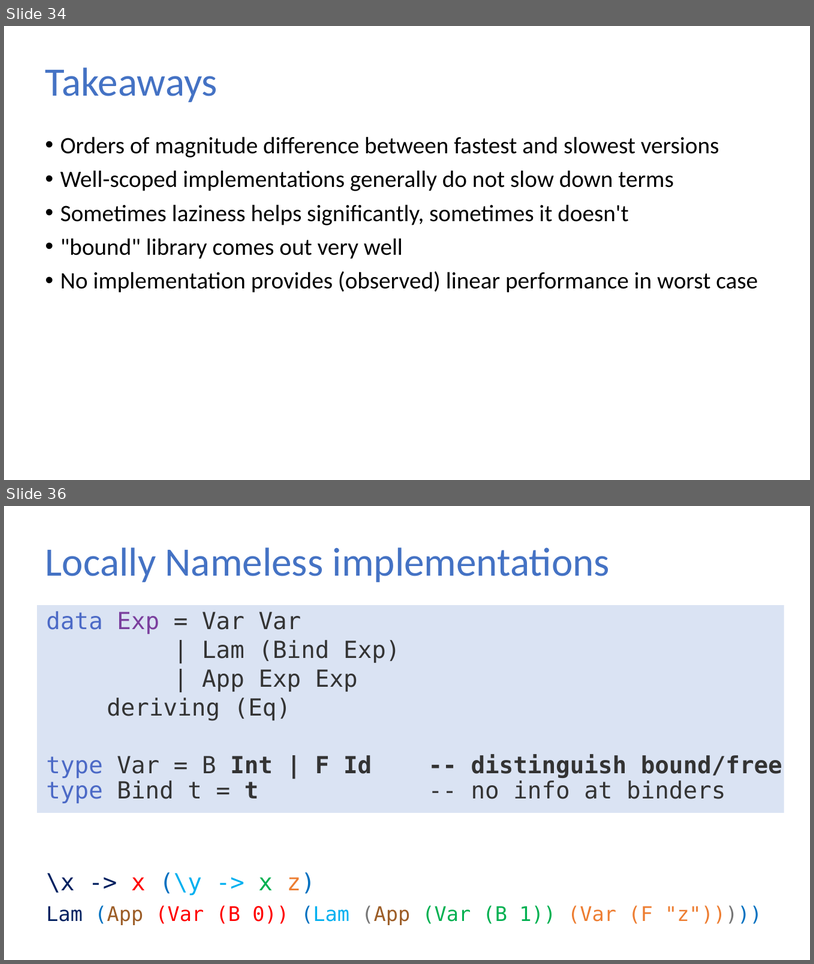
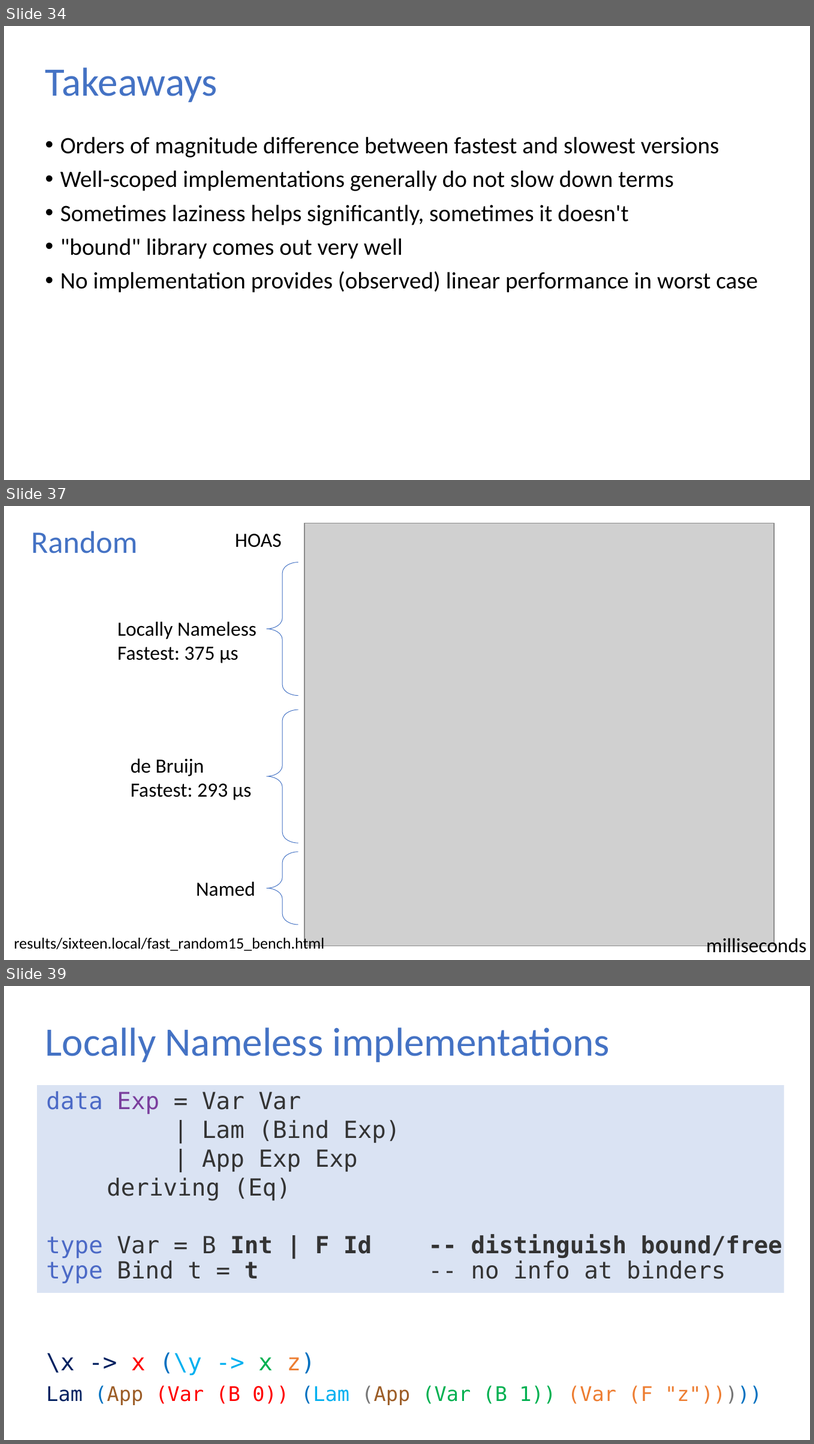
Before and after one commit to sweirich/lambda-n-ways, a slide deck: plclub-2021.pptx. Shown one above the other, each under a label of ours: slides 34 and 36 before the commit, slides 34, 37 and 39 after it; the slides between them are not shown. The pictures are 814x964 and 814x1444 pixels, drawn with LibreOffice and Linux fonts; fonts in the diff are those of the drawing; grey boxes stand for pictures. Boxes give left, top, right and bottom in pixels: in the first picture for what was removed or moved away, otherwise in the second. Text is boxed around its words. In the diff, an @@ line names an element or a change of style, - is before the commit and + after.

Commit message:
benchmark results

```diff
--- a/plclub-2021.pptx
+++ b/plclub-2021.pptx
@@ slide 37 added at (4, 506, 810, 960), background #FFFFFF @@
@@ picture added at (305, 523, 774, 945) @@
@@ text added at (31, 531, 137, 553), 28 pt, text #4472C4 @@
+Random
@@ text added at (235, 534, 282, 547), 18 pt, text #000000 @@
+HOAS
@@ left brace added at (267, 562, 299, 696), outline #4472C4 0.5 pt @@
@@ text added at (117, 621, 257, 663), 18 pt, text #000000 @@
+Locally Nameless
+Fastest: 375 μs
@@ left brace added at (267, 709, 299, 842), outline #4472C4 0.5 pt @@
@@ text added at (131, 758, 252, 800), 18 pt, text #000000 @@
+de Bruijn
+Fastest: 293 μs
@@ left brace added at (267, 851, 299, 924), outline #4472C4 0.5 pt @@
@@ text added at (196, 881, 255, 896), 18 pt, text #000000 @@
+Named
@@ text added at (14, 936, 325, 951), 14 pt, text #000000 @@
+results/sixteen.local/fast_random15_bench.html
@@ text added at (707, 935, 807, 952), 18 pt, text #000000 @@
+milliseconds
@@ what was slide 36 is now slide 39 @@
```
Also in this commit, not shown: 6 slides changed, 2 other slides added, 13 other files.
